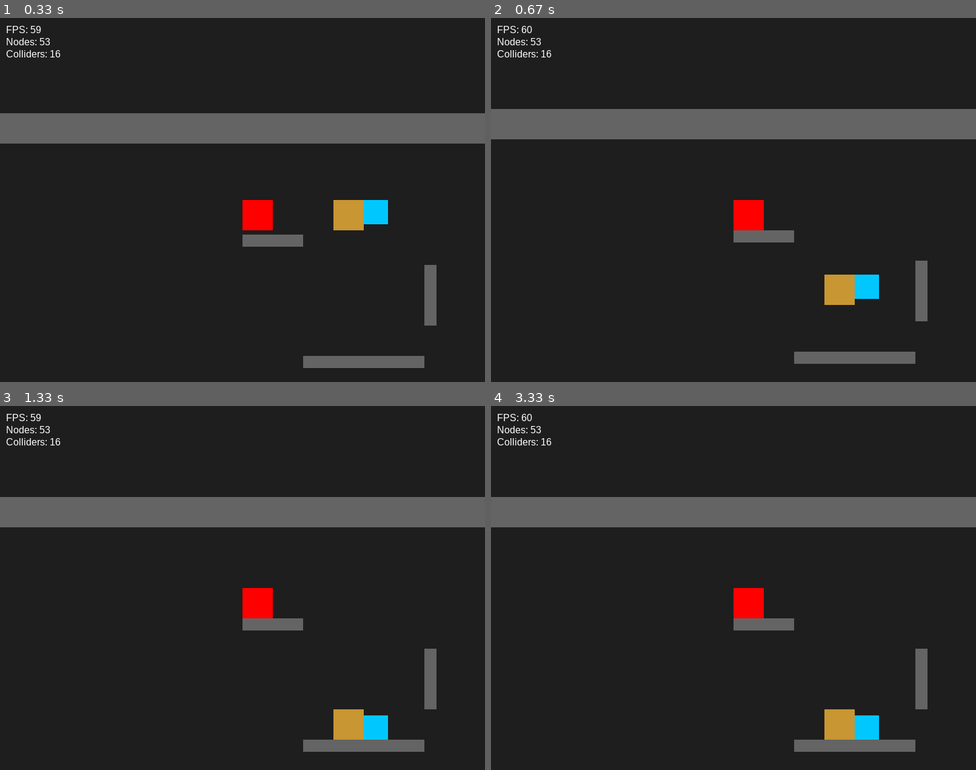
Above: before the commit, frames 1-4 (two rows, left to right).
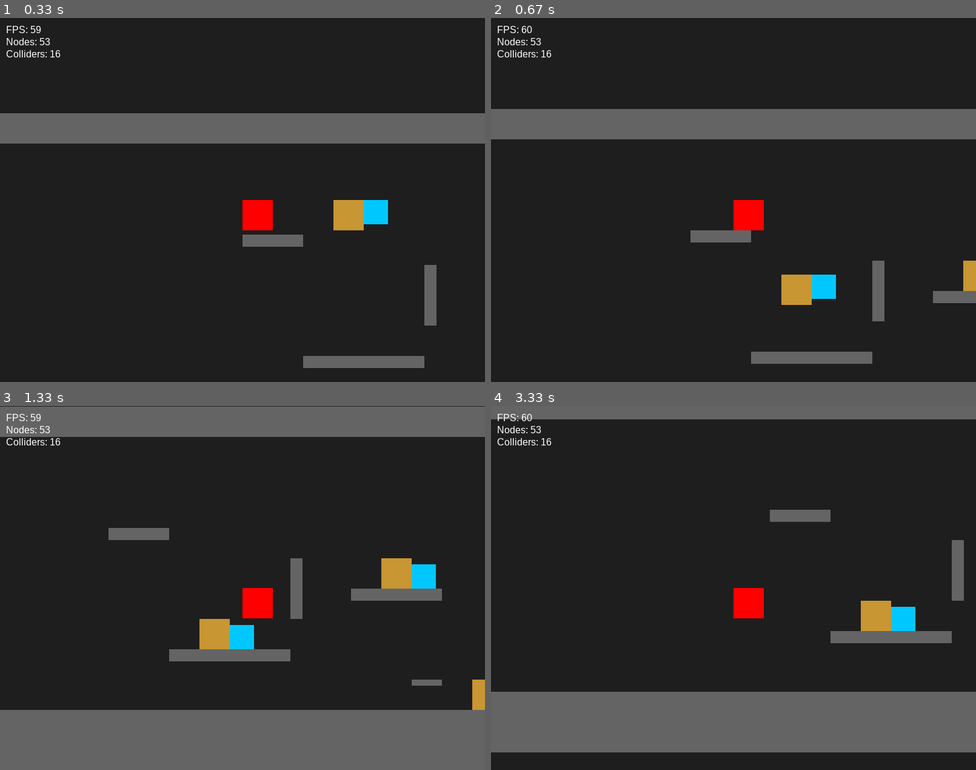
Above: after the commit, the same moments.

Repository: nalqit/py-engine
Game: pygame game, started from src/game/main.py
Same seed, same stepped clock (60 frames per second), same inputs: the game is played once before the commit and once after it.
Inputs:
- Up to frame 1 (0.33 s): no input
- Up to frame 2 (0.67 s): hold Right from 0.33 s (still down)
- Up to frame 3 (1.33 s): release Right at 0.8 s; hold W from 1.17 s (still down)
- Up to frame 4 (3.33 s): release W at 1.63 s; hold Left 1.67-2.2 s; hold A 2.23-2.63 s; hold Up 2.67-3.03 s; hold D from 3.07 s (still down)

Frame 1 is identical in both runs. In frame 2, 4.0% of the frame differs, in the area x 41-100%, y 58-95%; in frame 3, 37%, in the area x 0-100%, y 0-100%; in frame 4, 30%.

Commit message:
feat: Implement player gameplay and state management with FSM, controller, and tests, updating the README.

Diff:
--- a/src/game/entities/player.py
+++ b/src/game/entities/player.py
@@ -1,12 +1,35 @@
+import pygame
 from src.engine.physics.physics_body_2d import PhysicsBody2D
+from src.game.player_controller import PlayerController
+from src.game.player_fsm import PlayerStateMachine
 
 
 class Player(PhysicsBody2D):
-    """Player entity — Level 3: physics body with gravity."""
+    """Player entity — Level 5: with gameplay controller and FSM."""
 
     def __init__(self, name, x, y, collider, collision_world):
         super().__init__(name, x, y, collider, collision_world)
         self.use_gravity = True
+        self.controller = PlayerController()
+        self.state_machine = PlayerStateMachine(self)
+
+    def update(self, delta):
+        # 1. Capture abstract input (Engine-Agnostic requirement)
+        keys = pygame.key.get_pressed()
+        input_state = {
+            "move_left": keys[pygame.K_LEFT] or keys[pygame.K_a],
+            "move_right": keys[pygame.K_RIGHT] or keys[pygame.K_d],
+            "jump": keys[pygame.K_SPACE] or keys[pygame.K_w] or keys[pygame.K_UP],
+        }
+
+        # 2. Update gameplay logic (Intentions: velocity changes, impulse)
+        self.controller.update(self, delta, input_state)
+
+        # 3. Proceed with physics integration (Position resolution, gravity)
+        super().update(delta)
+
+        # 4. Update behavioral state (Observation: what am I doing now?)
+        self.state_machine.update(delta)
 
     def on_collision_enter(self, other):
         pass
--- /dev/null
+++ b/src/game/player_controller.py
@@ -0,0 +1,67 @@
+class PlayerController:
+    """
+    Gameplay-level controller for the Player entity.
+    Respects Level 4 architectural rules:
+    - Engine-agnostic (no pygame imports)
+    - Non-invasive ground detection
+    - High-level properties (acceleration, friction, etc.)
+    """
+
+    def __init__(self):
+        # Movement properties
+        self.acceleration = 1200.0
+        self.max_speed = 400.0
+        self.friction = 800.0
+        self.jump_force = 450.0
+
+        # Internal state
+        self._grounded = False
+
+    def update(self, player, delta, input_state):
+        """
+        Main logic loop.
+        input_state: dict with keys 'move_left', 'move_right', 'jump'
+        """
+        self._update_grounded(player)
+        self._handle_horizontal_movement(player, delta, input_state)
+        self._handle_jump(player, input_state)
+
+    def _update_grounded(self, player):
+        """Pure probe check for ground detection."""
+        probe_offset = 2.0
+        result = player.collision_world.check_collision(
+            player.collider,
+            player.local_x,
+            player.local_y + probe_offset
+        )
+        self._grounded = result.collided and result.normal_y < 0
+
+    def _handle_horizontal_movement(self, player, delta, input_state):
+        move_dir = 0
+        if input_state.get("move_left", False):
+            move_dir -= 1
+        if input_state.get("move_right", False):
+            move_dir += 1
+
+        if move_dir != 0:
+            # Accelerate
+            player.velocity_x += move_dir * self.acceleration * delta
+            # Clamp to max speed
+            if abs(player.velocity_x) > self.max_speed:
+                player.velocity_x = (player.velocity_x / abs(player.velocity_x)) * self.max_speed
+        else:
+            # Apply friction
+            if player.velocity_x > 0:
+                player.velocity_x = max(0, player.velocity_x - self.friction * delta)
+            elif player.velocity_x < 0:
+                player.velocity_x = min(0, player.velocity_x + self.friction * delta)
+
+    def _handle_jump(self, player, input_state):
+        if input_state.get("jump", False) and self._grounded:
+            # Apply upward impulse
+            player.apply_impulse(0, -self.jump_force)
+            self._grounded = False  # Immediate exit from grounded state
+
+    @property
+    def is_grounded(self):
+        return self._grounded
--- /dev/null
+++ b/src/game/player_fsm.py
@@ -0,0 +1,35 @@
+from src.game.player_states import IdleState
+
+class PlayerStateMachine:
+    """
+    Finite State Machine for managing Player behavioral states.
+    Respects Level 5 architectural rules:
+    - Observes player state (velocity, grounded) after physics update
+    - Transitions between Idle, Run, Jump, and Fall
+    - Prevents self-transitions
+    """
+
+    def __init__(self, player):
+        self.player = player
+        self.current_state = IdleState()
+        self.current_state.enter(self.player)
+
+    def change_state(self, new_state):
+        # Tweak 2: Protect against self-transitions
+        if isinstance(self.current_state, type(new_state)):
+            return
+
+        # print(f"[DEBUG] {self.player.name} State Transition: {type(self.current_state).__name__} -> {type(new_state).__name__}")
+
+        self.current_state.exit(self.player)
+        self.current_state = new_state
+        self.current_state.enter(self.player)
+
+    def update(self, delta):
+        """Runs the current state logic and handles any returned transitions."""
+        next_state = self.current_state.update(self.player, delta)
+        if next_state:
+            self.change_state(next_state)
+
+    def get_state_name(self):
+        return type(self.current_state).__name__
--- /dev/null
+++ b/src/game/player_states.py
@@ -0,0 +1,78 @@
+from abc import ABC, abstractmethod
+
+# Tweak 1: Movement threshold constant to prevent flickering and clarify logic.
+MOVEMENT_THRESHOLD = 10.0
+
+class PlayerState(ABC):
+    """Base class for all player states."""
+
+    def enter(self, player):
+        pass
+
+    def exit(self, player):
+        pass
+
+    @abstractmethod
+    def update(self, player, delta):
+        """Must return a new state if transitioning, otherwise None."""
+        pass
+
+
+class IdleState(PlayerState):
+    def update(self, player, delta):
+        # → JumpState if velocity_y < 0
+        if player.velocity_y < 0:
+            return JumpState()
+
+        # → FallState if not grounded and velocity_y > 0
+        is_grounded = player.controller.is_grounded
+        if not is_grounded and player.velocity_y > 0:
+            return FallState()
+
+        # → RunState if abs(velocity_x) > movement_threshold
+        if abs(player.velocity_x) > MOVEMENT_THRESHOLD:
+            return RunState()
+
+        return None
+
+
+class RunState(PlayerState):
+    def update(self, player, delta):
+        # → JumpState if velocity_y < 0
+        if player.velocity_y < 0:
+            return JumpState()
+
+        # → FallState if not grounded
+        is_grounded = player.controller.is_grounded
+        if not is_grounded:
+            return FallState()
+
+        # → IdleState if abs(velocity_x) <= threshold
+        if abs(player.velocity_x) <= MOVEMENT_THRESHOLD:
+            return IdleState()
+
+        return None
+
+
+class JumpState(PlayerState):
+    def update(self, player, delta):
+        # → FallState if velocity_y > 0 (reached peak of jump)
+        if player.velocity_y > 0:
+            return FallState()
+
+        return None
+
+
+class FallState(PlayerState):
+    def update(self, player, delta):
+        is_grounded = player.controller.is_grounded
+
+        if is_grounded:
+            # → RunState if grounded and abs(velocity_x) > threshold
+            if abs(player.velocity_x) > MOVEMENT_THRESHOLD:
+                return RunState()
+            # → IdleState if grounded and abs(velocity_x) <= threshold
+            else:
+                return IdleState()
+
+        return None
--- /dev/null
+++ b/tests/test_gameplay_layer.py
@@ -0,0 +1,141 @@
+"""
+Level 4 — Gameplay Layer Tests
+
+Tests:
+    - Horizontal acceleration & max speed clamping
+    - Friction (velocity reduces to zero)
+    - Ground detection (pure probe check)
+    - Jump (only works when grounded + impulse applied)
+"""
+import sys
+import os
+
+sys.path.insert(0, os.path.abspath(os.path.join(os.path.dirname(__file__), "..")))
+
+from src.engine.collision.collider2d import Collider2D
+from src.engine.collision.collision_world import CollisionWorld
+from src.engine.scene.node2d import Node2D
+from src.game.entities.player import Player
+
+
+# ======================================================================
+# Helpers
+# ======================================================================
+
+def build_scene():
+    root = Node2D("Root")
+    cw = CollisionWorld("CW")
+    root.add_child(cw)
+
+    col = Collider2D("PlayerCol", 0, 0, 50, 50)
+    col.layer = "player"
+    col.mask = {"wall"}
+
+    player = Player("Player", 100, 100, col, cw)
+    player.add_child(col)
+    root.add_child(player)
+
+    # Floor
+    floor = Node2D("Floor", 0, 400)
+    floor_col = Collider2D("FloorCol", 0, 0, 800, 50, is_static=True)
+    floor_col.layer = "wall"
+    floor_col.mask = {"player"}
+    floor.add_child(floor_col)
+    root.add_child(floor)
+
+    return root, cw, player
+
+
+# ======================================================================
+# Tests
+# ======================================================================
+
+def test_horizontal_acceleration():
+    root, cw, player = build_scene()
+    player.use_gravity = False # simplify
+
+    # Move right
+    input_state = {"move_left": False, "move_right": True, "jump": False}
+
+    # 0.1s update
+    player.controller.update(player, 0.1, input_state)
+    # acc=1200, 1200 * 0.1 = 120
+    assert player.velocity_x == 120.0
+
+    # Continue moving right
+    for _ in range(10):
+        player.controller.update(player, 0.1, input_state)
+
+    # must clamp to max_speed (400)
+    assert player.velocity_x == 400.0
+    print("[PASS] test_horizontal_acceleration")
+
+
+def test_friction():
+    root, cw, player = build_scene()
+    player.use_gravity = False
+    player.velocity_x = 200.0
+
+    # No input
+    input_state = {"move_left": False, "move_right": False, "jump": False}
+
+    # friction=800, 200 / 800 = 0.25s to stop
+    player.controller.update(player, 0.1, input_state)
+    assert player.velocity_x == 200.0 - (800.0 * 0.1)
+
+    # Wait until stopped
+    for _ in range(5):
+        player.controller.update(player, 0.1, input_state)
+
+    assert player.velocity_x == 0.0
+    print("[PASS] test_friction")
+
+
+def test_ground_detection():
+    root, cw, player = build_scene()
+
+    # 1. Player in air (y=100, floor at y=400)
+    player.controller.update(player, 0.1, {})
+    assert player.controller.is_grounded == False
+
+    # 2. Player touching ground
+    # Player rect is 50x50. If y=350, bottom is 400.
+    player.local_y = 350.0
+    player.controller.update(player, 0.1, {})
+    assert player.controller.is_grounded == True
+
+    # 3. Slighly above
+    player.local_y = 345.0
+    player.controller.update(player, 0.1, {})
+    # probe is 2.0px. 400 - (345+50) = 5px. Should be False.
+    assert player.controller.is_grounded == False
+
+    print("[PASS] test_ground_detection")
+
+
+def test_jump_logic():
+    root, cw, player = build_scene()
+    player.use_gravity = False
+
+    # 1. Try jump while in air
+    player.local_y = 100.0
+    input_state = {"jump": True}
+    player.controller.update(player, 0.1, input_state)
+    assert player.velocity_y == 0.0 # No jump
+
+    # 2. Try jump while grounded
+    player.local_y = 350.0
+    player.controller.update(player, 0.1, input_state)
+    # jump_force = 450. velocity_y should be -450
+    assert player.velocity_y == -450.0
+    assert player.controller.is_grounded == False # Instant exit
+
+    print("[PASS] test_jump_logic")
+
+
+if __name__ == "__main__":
+    test_horizontal_acceleration()
+    test_friction()
+    test_ground_detection()
+    test_jump_logic()
+    print("\n=== ALL LEVEL 4 GAMEPLAY TESTS PASSED ===")
--- /dev/null
+++ b/tests/test_state_layer.py
@@ -0,0 +1,134 @@
+"""
+Level 5 — State Layer (FSM) Tests
+
+Tests:
+    - Idle -> Run (threshold)
+    - Run -> Idle (friction)
+    - Jump -> Fall (peak)
+    - Fall -> Idle/Run (landing)
+    - No direct velocity modification in states
+"""
+import sys
+import os
+
+sys.path.insert(0, os.path.abspath(os.path.join(os.path.dirname(__file__), "..")))
+
+from src.engine.collision.collider2d import Collider2D
+from src.engine.collision.collision_world import CollisionWorld
+from src.engine.scene.node2d import Node2D
+from src.game.entities.player import Player
+
+
+def build_scene():
+    root = Node2D("Root")
+    cw = CollisionWorld("CW")
+    root.add_child(cw)
+
+    col = Collider2D("PlayerCol", 0, 0, 50, 50)
+    col.layer = "player"
+    col.mask = {"wall"}
+
+    player = Player("Player", 100, 100, col, cw)
+    player.add_child(col)
+    root.add_child(player)
+
+    # Floor at y=400
+    floor = Node2D("Floor", 0, 400)
+    floor_col = Collider2D("FloorCol", 0, 0, 800, 50, is_static=True)
+    floor_col.layer = "wall"
+    floor_col.mask = {"player"}
+    floor.add_child(floor_col)
+    root.add_child(floor)
+
+    return root, cw, player
+
+
+def test_idle_to_run_transition():
+    root, cw, player = build_scene()
+    # Ground the player so it doesn't transition to FallState
+    player.local_y = 350.0
+    player.controller.update(player, 0.1, {})
+    assert player.state_machine.get_state_name() == "IdleState"
+
+    # Velocity below threshold (10.0)
+    player.velocity_x = 5.0
+    player.state_machine.update(0.1)
+    assert player.state_machine.get_state_name() == "IdleState"
+
+    # Velocity above threshold
+    player.velocity_x = 15.0
+    player.state_machine.update(0.1)
+    assert player.state_machine.get_state_name() == "RunState"
+    print("[PASS] test_idle_to_run_transition")
+
+
+def test_run_to_idle_transition():
+    root, cw, player = build_scene()
+    # Ground the player
+    player.local_y = 350.0
+    player.controller.update(player, 0.1, {})
+
+    player.velocity_x = 50.0
+    player.state_machine.update(0.1) # Transition to Run
+    assert player.state_machine.get_state_name() == "RunState", f"Expected RunState, got {player.state_machine.get_state_name()}"
+
+    player.velocity_x = 5.0
+    player.state_machine.update(0.1)
+    assert player.state_machine.get_state_name() == "IdleState", f"Expected IdleState, got {player.state_machine.get_state_name()}"
+    print("[PASS] test_run_to_idle_transition")
+
+
+def test_jump_to_fall_transition():
+    root, cw, player = build_scene()
+
+    # Start jumping
+    player.velocity_y = -100.0
+    player.state_machine.update(0.1)
+    assert player.state_machine.get_state_name() == "JumpState"
+
+    # Peak of jump (velocity becomes positive)
+    player.velocity_y = 10.0
+    player.state_machine.update(0.1)
+    assert player.state_machine.get_state_name() == "FallState"
+    print("[PASS] test_jump_to_fall_transition")
+
+
+def test_fall_to_idle_on_landing():
+    root, cw, player = build_scene()
+
+    # In air, falling
+    player.local_y = 100.0
+    player.velocity_y = 50.0
+    player.state_machine.update(0.1)
+    assert player.state_machine.get_state_name() == "FallState"
+
+    # Hit floor
+    player.local_y = 350.0
+    player.velocity_y = 0.0
+    # Must update controller first to set grounded flag for the FSM to see
+    player.controller.update(player, 0.1, {})
+    player.state_machine.update(0.1)
+    assert player.state_machine.get_state_name() == "IdleState"
+    print("[PASS] test_fall_to_idle_on_landing")
+
+
+def test_no_direct_velocity_modification_in_states():
+    root, cw, player = build_scene()
+    player.velocity_x = 100.0
+    player.velocity_y = 50.0
+
+    old_vx, old_vy = player.velocity_x, player.velocity_y
+    player.state_machine.update(0.1)
+
+    assert player.velocity_x == old_vx
+    assert player.velocity_y == old_vy
+    print("[PASS] test_no_direct_velocity_modification_in_states")
+
+
+if __name__ == "__main__":
+    test_idle_to_run_transition()
+    test_run_to_idle_transition()
+    test_jump_to_fall_transition()
+    test_fall_to_idle_on_landing()
+    test_no_direct_velocity_modification_in_states()
+    print("\n=== ALL LEVEL 5 STATE LAYER TESTS PASSED ===")
Not shown, changed: README.md
